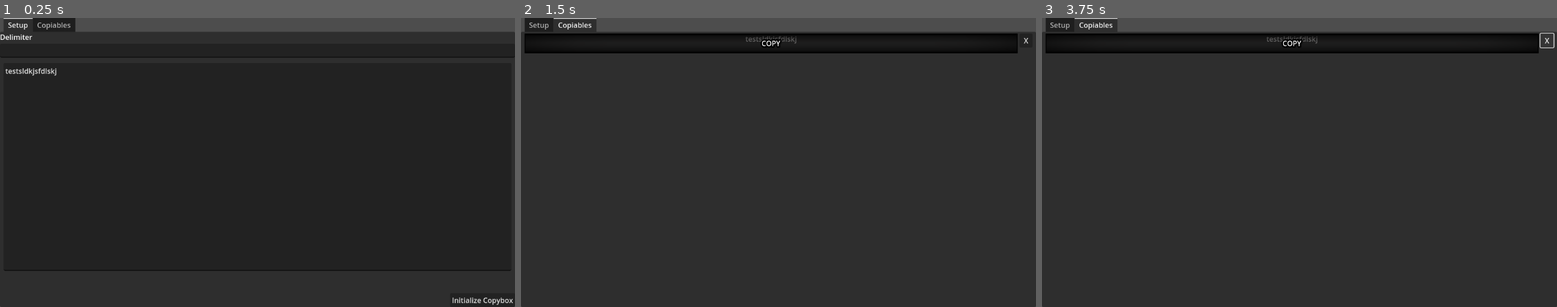
Above: before the commit, frames 1-3 (left to right).
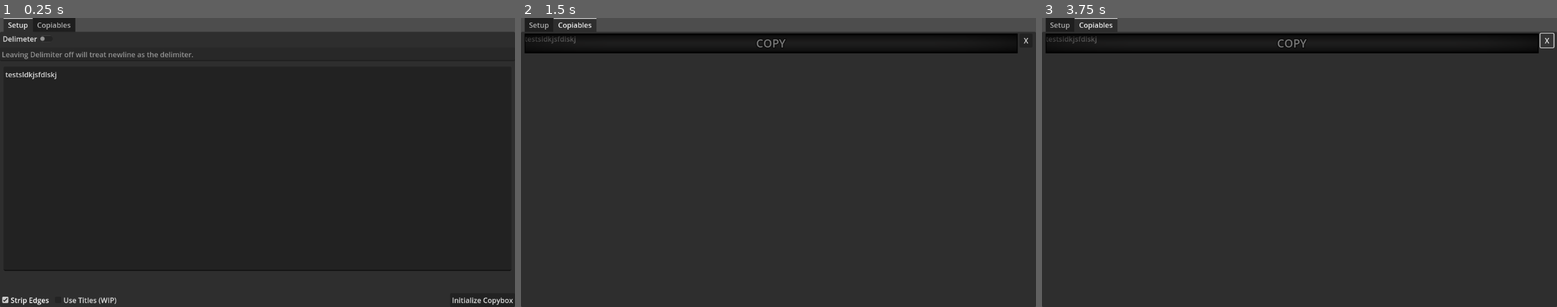
Above: after the commit, the same moments.

Repository: Scribble-Sheep/Copybox
Game: Godot game, scene res://Mainscene.tscn
Two runs of this game, one before a commit and one after it. Both use one fixed random seed, a clock stepped at 60 frames per second and the inputs below.
Inputs (mouse positions are in pixels of both pictures, inside the frame that each line leads up to):
- Up to frame 1 (0.25 s): no input
- Up to frame 2 (1.5 s): click "Initialize Copybox" at 0.5 s; click (773, 44) at 1.25 s
- Up to frame 3 (3.75 s): click (1294, 44) at 2 s; click (1294, 44) at 2.75 s; click "X" at 3.5 s

The runs differ from the first frame. In frame 1, 0.9% of the frame differs, in the area x 0-38%, y 5-100%; in frame 2, 0.2%; in frame 3, 0.2%.

Commit message:
Added some toggles

Diff:
--- a/CopyablesBox.gd
+++ b/CopyablesBox.gd
@@ -1,5 +1,6 @@
 extends VBoxContainer
 
+@onready var strip_toggle = %StripToggle
 
 func _ready()-> void:
 	EventBus.initialize.connect(_on_initialize)
@@ -8,10 +9,20 @@
 func _on_initialize(inString:String, delimiter:String)->void:
 	for child in get_children():
 		child.queue_free()
-	var inStringArr = inString.split(delimiter, false)
+
+	var inStringArr
+
+	match delimiter:
+		"":
+			inStringArr = [inString]
+		_:
+			inStringArr = inString.split(delimiter, false)
+
 	if !inStringArr is Array and inStringArr.size()==0:
 		return
 
 	for s in inStringArr:
+		if strip_toggle.button_pressed:
+			s = s.strip_edges()
 		var newchild:LabeledCopyableDisplay = LabeledCopyableDisplay.create_display(s)
 		add_child(newchild)
--- a/LabeledCopyableDisplay.tscn
+++ b/LabeledCopyableDisplay.tscn
@@ -31,10 +31,10 @@
 font_color = Color(1, 1, 1, 0.372549)
 
 [sub_resource type="LabelSettings" id="LabelSettings_6p40s"]
-outline_size = 13
-outline_color = Color(0, 0, 0, 1)
-shadow_size = 15
-shadow_color = Color(0, 0, 0, 0.388235)
+font_size = 25
+font_color = Color(1, 1, 1, 0.439216)
+outline_size = 10
+outline_color = Color(0, 0, 0, 0.439216)
 
 [node name="Control" type="MarginContainer"]
 custom_minimum_size = Vector2(0, 52)
@@ -92,7 +92,6 @@
 size_flags_vertical = 3
 text = "test text for thtelkjd lsest sdfkjsdf sdlfkjsdf"
 label_settings = SubResource("LabelSettings_ftaq6")
-horizontal_alignment = 1
 autowrap_mode = 3
 
 [node name="CopyButton" type="Button" parent="HBoxContainer/Display/Vignette/ScrollContainer/CopyLabel"]
--- a/Mainscene.tscn
+++ b/Mainscene.tscn
@@ -23,12 +23,18 @@
 [node name="Setup" type="VBoxContainer" parent="TabBar"]
 layout_mode = 2
 
-[node name="Label" type="Label" parent="TabBar/Setup"]
+[node name="DelimeterToggle" type="CheckButton" parent="TabBar/Setup"]
+unique_name_in_owner = true
 layout_mode = 2
-text = "Delimiter"
+size_flags_horizontal = 0
+text = "Delimeter"
 
 [node name="DelimitEdit" type="LineEdit" parent="TabBar/Setup"]
+unique_name_in_owner = true
 layout_mode = 2
+placeholder_text = "Leaving Delimiter off will treat newline as the delimiter."
+editable = false
+clear_button_enabled = true
 
 [node name="Raw Text" type="MarginContainer" parent="TabBar/Setup"]
 layout_mode = 2
@@ -39,14 +45,29 @@
 theme_override_constants/margin_right = 8
 theme_override_constants/margin_bottom = 46
 
-[node name="TextEdit" type="TextEdit" parent="TabBar/Setup/Raw Text"]
+[node name="Textblob" type="TextEdit" parent="TabBar/Setup/Raw Text"]
+unique_name_in_owner = true
 layout_mode = 2
 text = "testsldkjsfdlskj"
 
-[node name="InitButton" type="Button" parent="TabBar/Setup"]
+[node name="HBoxContainer" type="HBoxContainer" parent="TabBar/Setup"]
+layout_mode = 2
+
+[node name="StripToggle" type="CheckBox" parent="TabBar/Setup/HBoxContainer"]
+unique_name_in_owner = true
+layout_mode = 2
+button_pressed = true
+text = "Strip Edges"
+
+[node name="TitlesToggle" type="CheckBox" parent="TabBar/Setup/HBoxContainer"]
+unique_name_in_owner = true
+layout_mode = 2
+text = "Use Titles (WIP)"
+
+[node name="InitButton" type="Button" parent="TabBar/Setup/HBoxContainer"]
 custom_minimum_size = Vector2(145, 30)
 layout_mode = 2
-size_flags_horizontal = 8
+size_flags_horizontal = 10
 size_flags_vertical = 8
 text = "Initialize Copybox"
 
@@ -59,4 +80,5 @@
 size_flags_horizontal = 3
 script = ExtResource("1_jnc58")
 
-[connection signal="pressed" from="TabBar/Setup/InitButton" to="TabBar" method="_on_initbutton_pressed"]
+[connection signal="toggled" from="TabBar/Setup/DelimeterToggle" to="TabBar" method="_on_delimeter_toggle_toggled"]
+[connection signal="pressed" from="TabBar/Setup/HBoxContainer/InitButton" to="TabBar" method="_on_initbutton_pressed"]
--- a/TabBar.gd
+++ b/TabBar.gd
@@ -1,16 +1,25 @@
 extends TabContainer
 
 
-@onready var raw_text := $"Setup/Raw Text/TextEdit"
-@onready var delimiter_edit := $Setup/DelimitEdit
+@onready var raw_text := %Textblob
+@onready var delimeter_toggle := %DelimeterToggle
+@onready var delimiter_edit := %DelimitEdit
 
 
 func _on_initbutton_pressed() -> void:
 	if raw_text.text == "":
 		return
 	current_tab +=1
-	match delimiter_edit.text:
-		"":
-			EventBus.initialize.emit(raw_text.text, "\n")
-		_:
-			EventBus.initialize.emit(raw_text.text, delimiter_edit.text)
+
+	var delimit:String
+
+	if !delimeter_toggle.button_pressed:
+		delimit = "\n"
+	else:
+		delimit = delimiter_edit.text
+
+	EventBus.initialize.emit(raw_text.text, delimit)
+
+
+func _on_delimeter_toggle_toggled(toggled_on: bool) -> void:
+	delimiter_edit.editable = toggled_on
